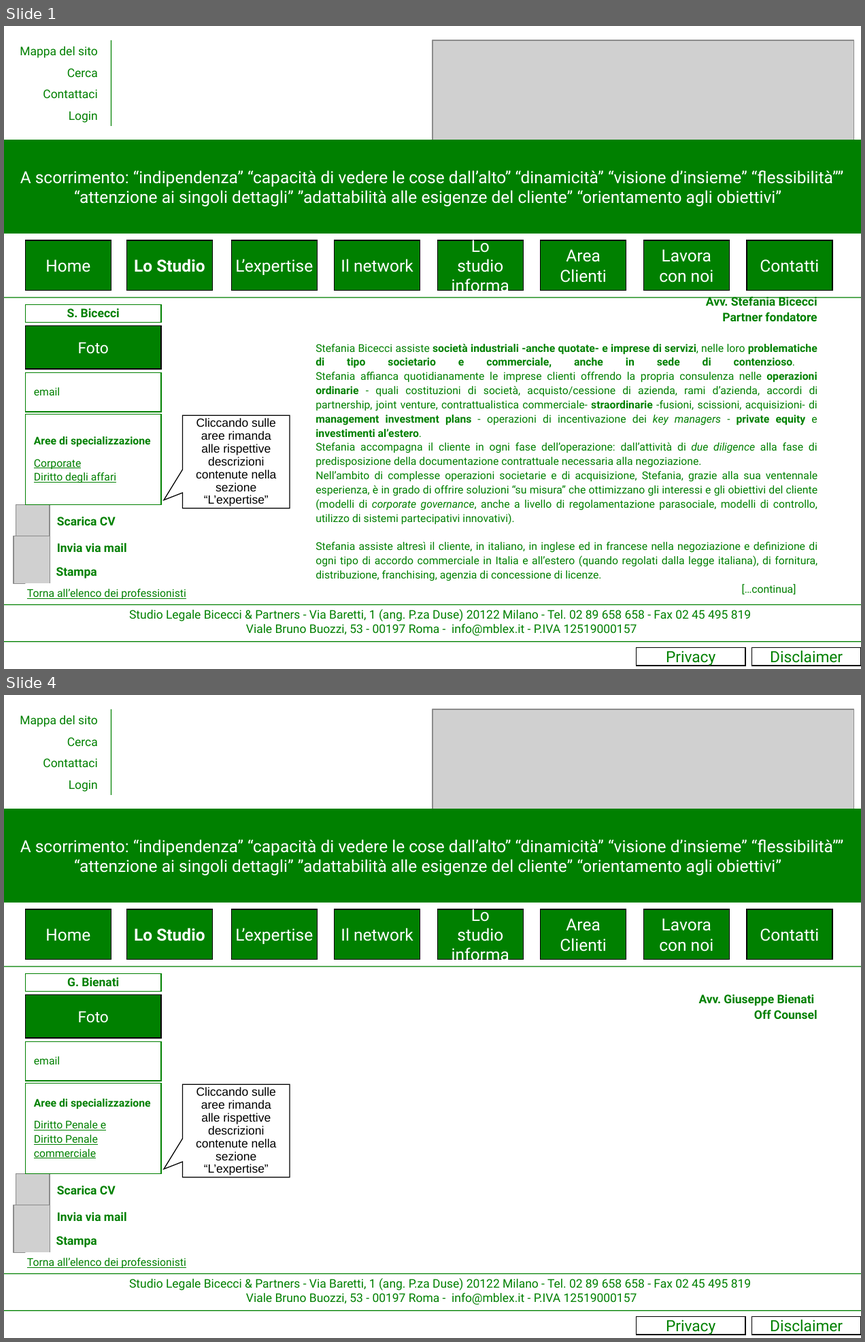
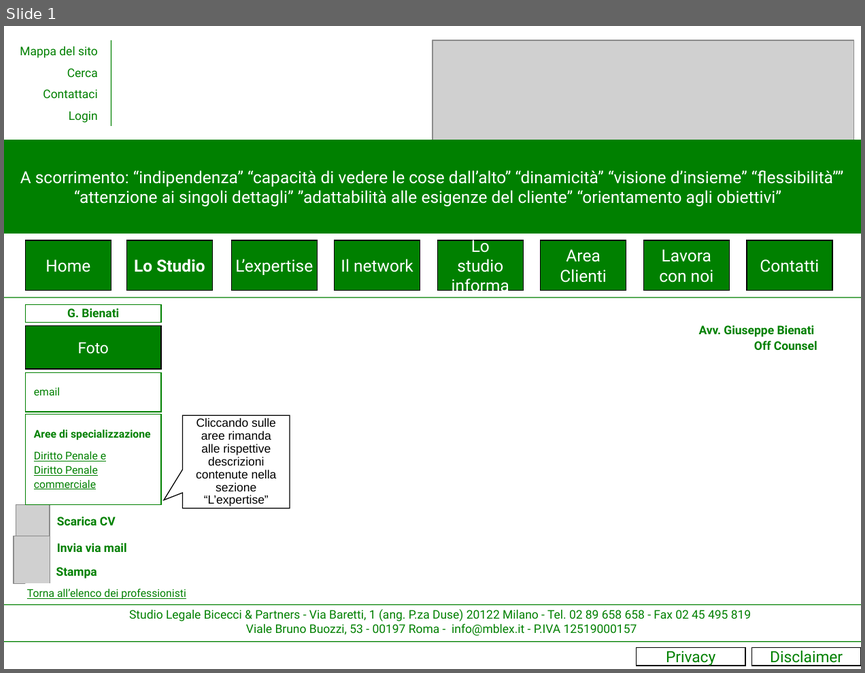
Before and after one commit to grentis/__mblex__, a slide deck: mokup/Sito internet Bicecci&Partners2.ppt. Shown one above the other, each under a label of ours: slides 1 and 4 before the commit, slide 1 after it; the slides between them are not shown. The pictures are 865x1342 and 865x673 pixels, drawn with LibreOffice and Linux fonts; fonts in the diff are those of the drawing; grey boxes stand for pictures. Boxes give left, top, right and bottom in pixels: in the first picture for what was removed or moved away, otherwise in the second. Text is boxed around its words. In the diff, an @@ line names an element or a change of style, - is before the commit and + after.

```diff
--- a/mokup/Sito internet Bicecci&Partners2.ppt
+++ b/mokup/Sito internet Bicecci&Partners2.ppt
@@ slide 1 removed at (4, 26, 861, 669), background #FFFFFF @@
@@ group removed at (20, 40, 111, 126): 4 texts, 1 line @@
-Contattaci
-Mappa del sito
-Cerca
-Login
@@ picture removed at (432, 40, 854, 148) @@
@@ rectangle removed at (4, 140, 861, 233) @@
-A scorrimento: “indipendenza” “capacità di vedere le cose dall’alto” “dinamicità” “visione d’insieme” “flessibilità”” “attenzione ai singoli dettagli” ”adattabilità alle esigenze del cliente” “orientamento agli obiettivi”
@@ rectangle removed at (26, 240, 111, 290) @@
-Home
@@ rectangle removed at (126, 240, 212, 290) @@
-Lo Studio
@@ rectangle removed at (231, 240, 317, 290) @@
-L’expertise
@@ rectangle removed at (334, 240, 420, 290) @@
-Il network
@@ rectangle removed at (438, 240, 524, 290) @@
-Lo studio informa
@@ rectangle removed at (541, 240, 626, 290) @@
-Area Clienti
@@ rectangle removed at (643, 240, 729, 290) @@
-Lavora con noi
@@ rectangle removed at (747, 240, 832, 290) @@
-Contatti
@@ line removed from (4, 297) to (861, 297) @@
@@ rectangle removed at (26, 305, 161, 322) @@
-S. Bicecci
@@ text removed at (315, 296, 818, 594) @@
-Avv. Stefania Bicecci
-Partner fondatore
-Stefania Bicecci assiste società industriali -anche quotate- e imprese di servizi, nelle loro problematiche di tipo societario e commerciale, anche in sede di contenzioso.
-Stefania affianca quotidianamente le imprese clienti offrendo la propria consulenza nelle operazioni ordinarie - quali costituzioni di società, acquisto/cessione di azienda, rami d’azienda, accordi di partnership, joint venture, contrattualistica commerciale- straordinarie -fusioni, scissioni, acquisizioni- di management investment plans - operazioni di incentivazione dei key managers - private equity e investimenti al’estero.
-Stefania accompagna il cliente in ogni fase dell’operazione: dall’attività di due diligence alla fase di predisposizione della documentazione contrattuale necessaria alla negoziazione.
-Nell’ambito di complesse operazioni societarie e di acquisizione, Stefania, grazie alla sua ventennale esperienza, è in grado di offrire soluzioni “su misura” che ottimizzano gli interessi e gli obiettivi del cliente (modelli di corporate governance, anche a livello di regolamentazione parasociale, modelli di controllo, utilizzo di sistemi partecipativi innovativi).
-Stefania assiste altresì il cliente, in italiano, in inglese ed in francese nella negoziazione e definizione di ogni tipo di accordo commerciale in Italia e all’estero (quando regolati dalla legge italiana), di fornitura, distribuzione, franchising, agenzia di concessione di licenze.
-[…continua]
@@ rectangle removed at (26, 326, 161, 369) @@
-Foto
@@ rectangle removed at (26, 372, 161, 412) @@
-email
@@ rectangle removed at (26, 414, 161, 505) @@
-Aree di specializzazione
-Corporate
-Diritto degli affari
@@ speech box removed at (182, 415, 290, 507) @@
-Cliccando sulle aree rimanda alle rispettive descrizioni contenute nella sezione “L’expertise”
@@ group removed at (14, 504, 127, 584): 3 texts, 2 pictures @@
-Scarica CV
-Stampa
-Invia via mail
@@ text removed at (27, 588, 186, 599) @@
-Torna all’elenco dei professionisti
@@ line removed from (4, 604) to (861, 604) @@
@@ text removed at (129, 609, 751, 635) @@
-Studio Legale Bicecci & Partners - Via Baretti, 1 (ang. P.za Duse) 20122 Milano - Tel. 02 89 658 658 - Fax 02 45 495 819
-Viale Bruno Buozzi, 53 - 00197 Roma - info@mblex.it - P.IVA 12519000157
@@ line removed from (4, 641) to (861, 641) @@
@@ rectangle removed at (636, 648, 746, 665) @@
-Privacy
@@ rectangle removed at (751, 648, 861, 665) @@
-Disclaimer
@@ what was slide 4 is now slide 1 @@
```
Also in this commit, not shown: 2 other slides removed, 10 other files.
